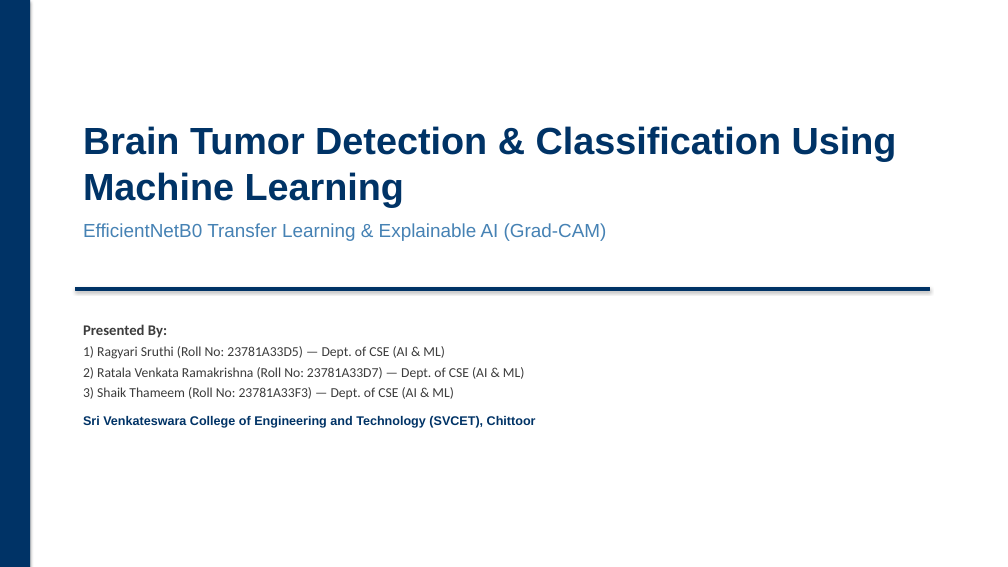
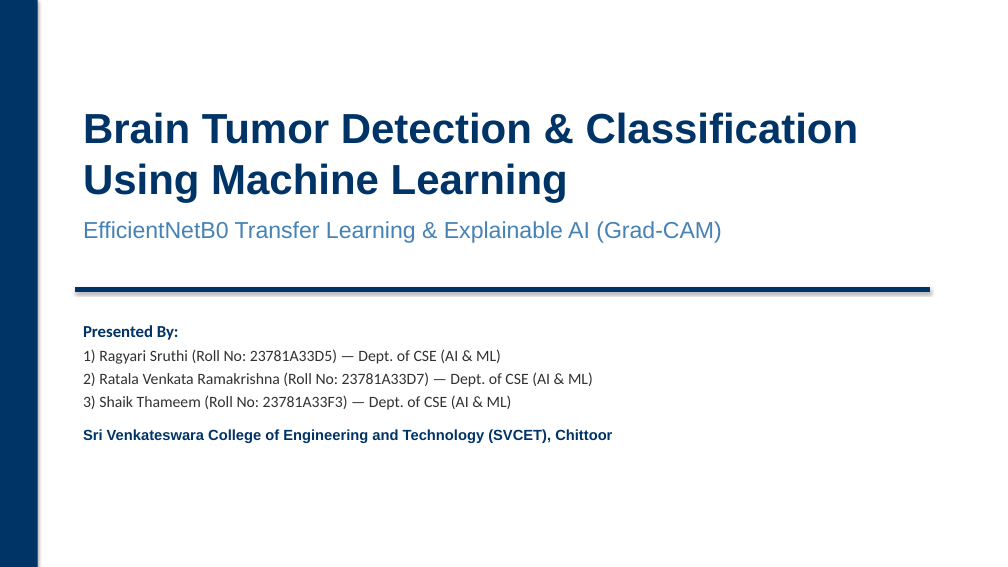
Before and after one commit to SruthiRagyari/brain-tumor-detection, a slide deck: slide 1 of Brain_Tumor_Detection_Presentation.pptx. Drawn at 1008x567 pixels with LibreOffice and Linux fonts; fonts in the diff are those of the drawing. Boxes give left, top, right and bottom in pixels: in the first picture for what was removed or moved away, otherwise in the second. Text is boxed around its words. In the diff, an @@ line names an element or a change of style, - is before the commit and + after.

Commit message:
docs: increase font sizes and heading contrast for better presentation visibility

```diff
--- a/Brain_Tumor_Detection_Presentation.pptx
+++ b/Brain_Tumor_Detection_Presentation.pptx
@@ rectangle: place and size @@
-rectangle at [0,0,30,567]
+rectangle at [0,0,38,567]
@@ text "Brain Tumor Detection & Classification ...": place and size @@
-text "Brain Tumor Detection & Classification ..." at [83,126,897,241]
+text "Brain Tumor Detection & Classification ..." at [83,112,859,243]
@@ text "Brain Tumor Detection & Classification ..." at [83,112,859,243]: size 36 to 40 pt in "Brain Tumor Detection & Classification Using Machine ..."; size 18 to 22 pt in "EfficientNetB0 Transfer Learning & Explainable AI (Grad-CAM)"; more space between paragraphs @@
@@ text "Presented By:" at [83,325,612,443]: size 14 to 16 pt, text colour #3C3C3C to #003366 in "Presented By:"; size 13 to 15 pt, text colour #3C3C3C to #323232 in "1) Ragyari Sruthi (Roll No: 23781A33D5) — ...", "2) Ratala Venkata Ramakrishna (Roll No: 23781A33D7) ...", "3) Shaik Thameem (Roll No: 23781A33F3) — ..."; size 12 to 14 pt in "Sri Venkateswara College of Engineering and Technology ..."; more space between paragraphs @@
```
Also in this commit, not shown: 12 other slides changed.
